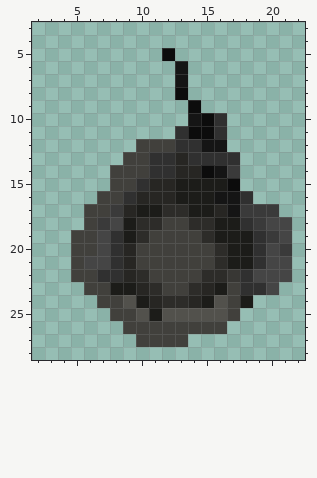
Pixel-art sprite: assets/player_body4.png. The picture above is the old version.
The file is 26x42 pixels. Colours within 5 levels of each other are drawn and written as one. Shown: x 2..22, y 3..28.
The same view after the edit:
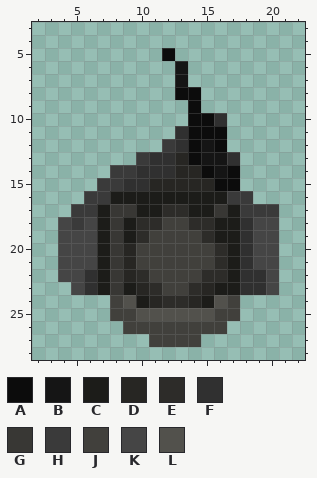
Palette (. is transparent): A #0c0c0c  B #151515  C #1c1c19  D #272623  E #2d2c29  F #303030  G #383734  H #3a3a3a  J #41403c  K #454545  L #52514c
Edits made:
The author put colour A in row 8 at x 14.
Colour B becomes colour A in row 10 at x 14; in row 12 at x 16.
Colour C becomes colour A in row 15 at x 16.
Colour F becomes colour A in row 11 at x 16; in rows 12 to 13 at x 14.
Colour H becomes colour A in row 14 at x 17.
Colour F becomes colour B in row 13 at x 15 to 16.
Colour B becomes colour C in row 16 at x 16; in row 17 at x 17.
Colour D becomes colour C in row 16 at x 10 to 12.
Colour F becomes colour C in row 16 at x 9; in row 22 at x 7.
Colour G becomes colour C in row 22 at x 17.
Colour H becomes colour C in row 18 at x 7.
Colour J becomes colour C in row 16 at x 8; in row 17 at x 7; in row 23 at x 7 and 17.
Colour K becomes colour C in rows 19 to 21 at x 7.
Colour C becomes colour D in row 15 at x 13 to 15.
Colour C becomes colour F in rows 19 to 21 at x 18.
Colour J becomes colour F in row 14 at x 10; in row 15 at x 9; in rows 22 to 23 at x 6.
Colour K becomes colour F in row 22 at x 19.
Colour C becomes colour G in row 23 at x 8.
Colour D becomes colour G in row 17 at x 9 and 16.
Colour F becomes colour G in rows 19 to 22 at x 8.
Colour H becomes colour G in row 17 at x 8.
Colour K becomes colour G in row 18 at x 8.
The author put colour H in row 15 at x 7; in row 16 at x 6; in rows 17 to 18 at x 5.
Colour B becomes colour H in row 16 at x 17.
Colour F becomes colour H in row 16 at x 18.
Colour J becomes colour H in row 12 at x 12; in row 13 at x 10; in row 14 at x 8 to 9; in row 15 at x 8; in row 16 at x 7; in row 17 at x 6.
The author put colour J in row 27 at x 14.
Colour L becomes colour J in row 25 at x 16.
The author put colour K in rows 18 to 22 at x 4; in row 23 at x 5.
Colour F becomes colour K in rows 19 to 21 at x 19.
Colour H becomes colour K in row 18 at x 19; in row 19 at x 20.
Colour J becomes colour K in row 18 at x 6; in rows 19 to 20 at x 5 to 6; in rows 21 to 22 at x 5.
Colour C becomes colour L in row 25 at x 11.
The author cleared colour C in row 24 at x 18.
The author cleared colour H in row 20 at x 21.
The author cleared colour J in row 12 at x 10 to 11; in row 13 at x 9; in row 24 at x 7; in row 27 at x 10.
The author cleared colour K in rows 18 to 19 at x 21; in rows 21 to 22 at x 21.
Boxes around the changes in both pictures, in picture pixels (x1, y1, x2, y2):
changed: (58, 87, 292, 347)
